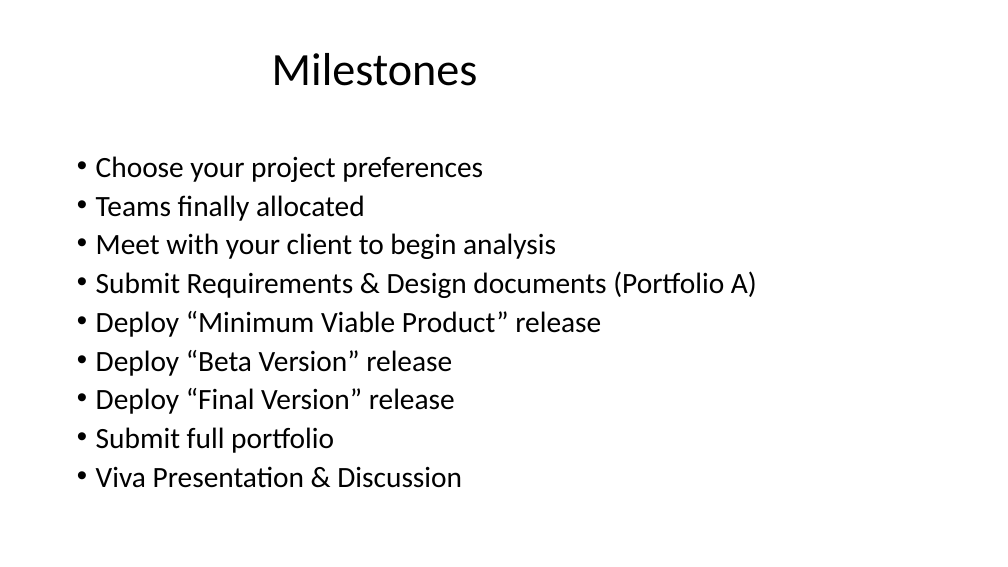
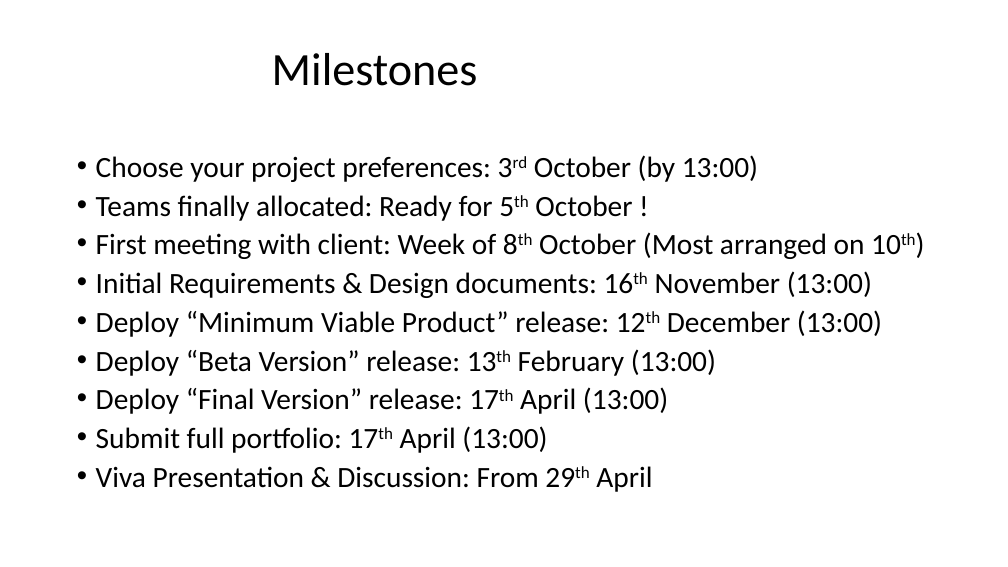
Before and after one commit to fossabot/SPE2018, a slide deck: slide 12 of Lecture Slides/01 Introduction.pptx. Drawn at 1008x567 pixels with LibreOffice and Linux fonts; fonts in the diff are those of the drawing; background and template pictures are left out. Boxes give left, top, right and bottom in pixels: in the first picture for what was removed or moved away, otherwise in the second. Text is boxed around its words. In the diff, an @@ line names an element or a change of style, - is before the commit and + after.

```diff
--- a/Lecture Slides/01 Introduction.pptx
+++ b/Lecture Slides/01 Introduction.pptx
@@ text at [96,155,882,492]: text changed @@
-• Choose your project preferences
-• Teams finally allocated
-• Meet with your client to begin analysis
-• Submit Requirements & Design documents (Portfolio A)
-• Deploy “Minimum Viable Product” release
-• Deploy “Beta Version” release
-• Deploy “Final Version” release
-• Submit full portfolio
-• Viva Presentation & Discussion
+• Choose your project preferences: 3rd October (by 13:00)
+• Teams finally allocated: Ready for 5th October !
+• First meeting with client: Week of 8th October (Most arranged on 10th)
+• Initial Requirements & Design documents: 16th November (13:00)
+• Deploy “Minimum Viable Product” release: 12th December (13:00)
+• Deploy “Beta Version” release: 13th February (13:00)
+• Deploy “Final Version” release: 17th April (13:00)
+• Submit full portfolio: 17th April (13:00)
+• Viva Presentation & Discussion: From 29th April
```
Also in this commit, not shown: 3 slides added.
